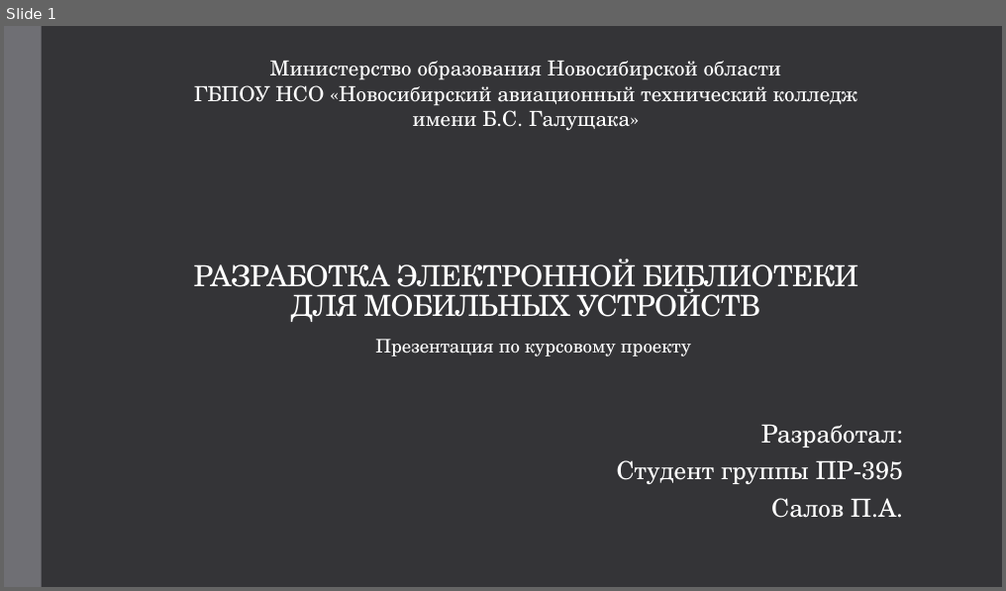
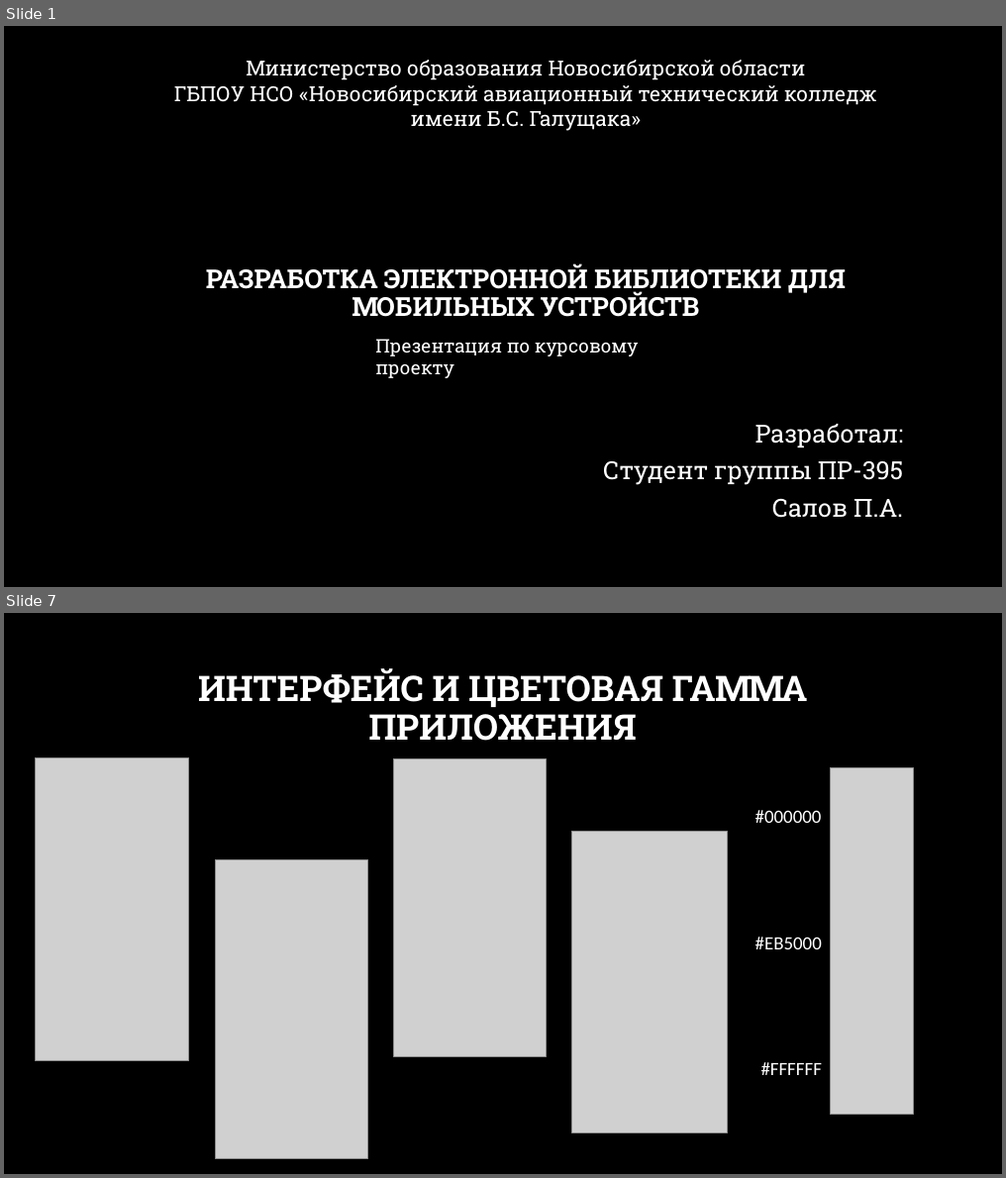
Before and after one commit to Mojukin/CourseWork, a slide deck: Презентация по курсовому проекту, Салов П.А., Пр-395.pptx. Shown one above the other, each under a label of ours: slide 1 before the commit, slides 1 and 7 after it; the slides between them are not shown. The pictures are 1006x591 and 1006x1178 pixels, drawn with LibreOffice and Linux fonts; fonts in the diff are those of the drawing; grey boxes stand for pictures; background and template pictures are left out. Boxes give left, top, right and bottom in pixels: in the first picture for what was removed or moved away, otherwise in the second. Text is boxed around its words. In the diff, an @@ line names an element or a change of style, - is before the commit and + after.

```diff
--- a/Презентация по курсовому проекту, Салов П.А., Пр-395.pptx
+++ b/Презентация по курсовому проекту, Салов П.А., Пр-395.pptx
@@ slide 7 added at [4,613,1002,1174], background picture (left out) @@
@@ title added at [198,668,807,741], 34 pt, text #FFFFFF, bold @@
+ИНТЕРФЕЙС И ЦВЕТОВАЯ ГАММА ПРИЛОЖЕНИЯ
@@ picture added at [35,759,189,1060] @@
@@ picture added at [394,759,546,1058] @@
@@ picture added at [831,768,914,1115] @@
@@ text added at [755,810,822,823], 18 pt, text #FFFFFF @@
+#000000
@@ picture added at [572,831,727,1134] @@
@@ picture added at [215,861,367,1158] @@
@@ text added at [755,937,822,950], 18 pt, text #FFFFFF @@
+#EB5000
@@ text added at [761,1062,822,1075], 18 pt, text #FFFFFF @@
+#FFFFFF
@@ slide 1 changed as well @@
@@ background #353537 to picture (left out) @@
@@ rectangle removed at [4,26,42,587] @@
@@ title "РАЗРАБОТКА ЭЛЕКТРОННОЙ БИБЛИОТЕКИ ДЛЯ МОБИЛЬНЫХ ..." at [206,264,846,317]: size 28 to 25.2 pt, font TeX Gyre Schola to Roboto Slab, letter spacing -0.5 to 0 pt, bold on; line spacing 0.85 to 0.9 @@
@@ font TeX Gyre Schola to Roboto Slab in 3 elements at [603,424,904,518], [174,60,877,131], [375,339,638,378] @@
```
Also in this commit, not shown: 6 other slides added, 7 slides removed, 1 other file.
